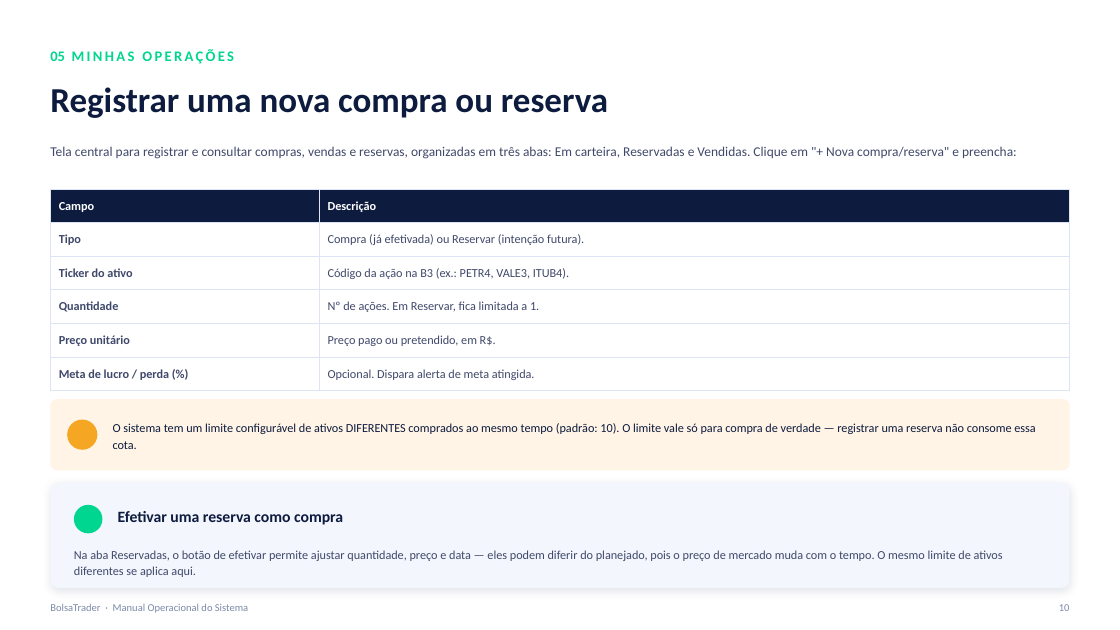
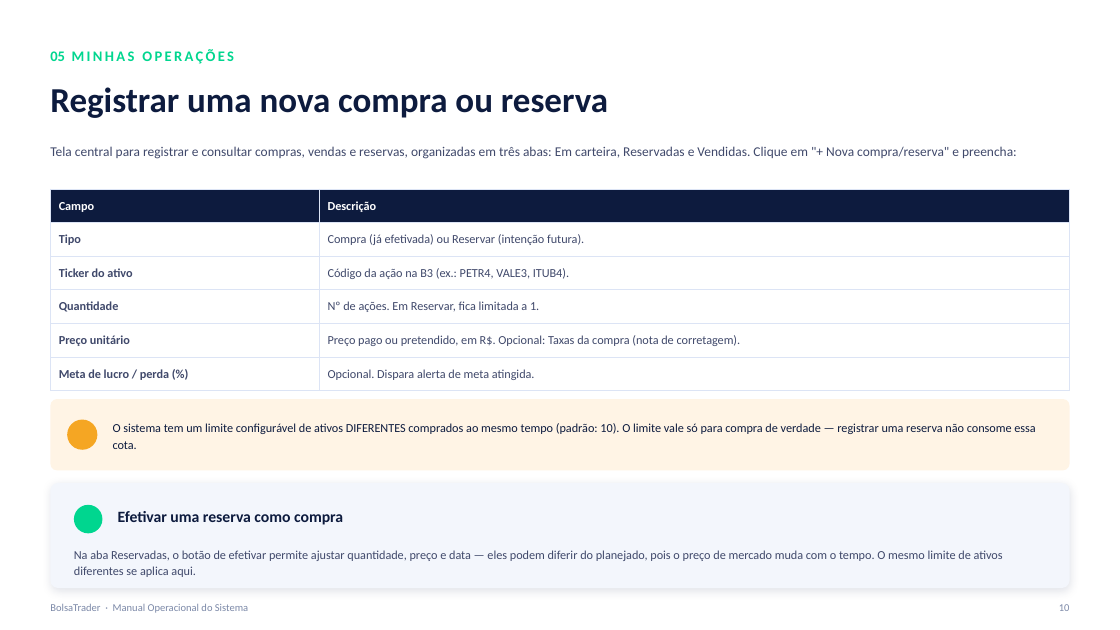
Before and after one commit to seculus-2023/-BolsaTrader, a slide deck: slide 10 of docs/BolsaTrader_Manual_Operacional.pptx. Drawn at 1120x630 pixels with LibreOffice and Linux fonts; fonts in the diff are those of the drawing; background and template pictures are left out. Boxes give left, top, right and bottom in pixels: in the first picture for what was removed or moved away, otherwise in the second. Text is boxed around its words. In the diff, an @@ line names an element or a change of style, - is before the commit and + after.

```diff
--- a/docs/BolsaTrader_Manual_Operacional.pptx
+++ b/docs/BolsaTrader_Manual_Operacional.pptx
@@ table at [50, 189, 1070, 384] @@
-row 5, column 2: Preço pago ou pretendido, em R$.
+row 5, column 2: Preço pago ou pretendido, em R$. Opcional: Taxas da compra (nota de corretagem).
```
Also in this commit, not shown: 6 other slides changed, 7 slides added, 4 other files.
